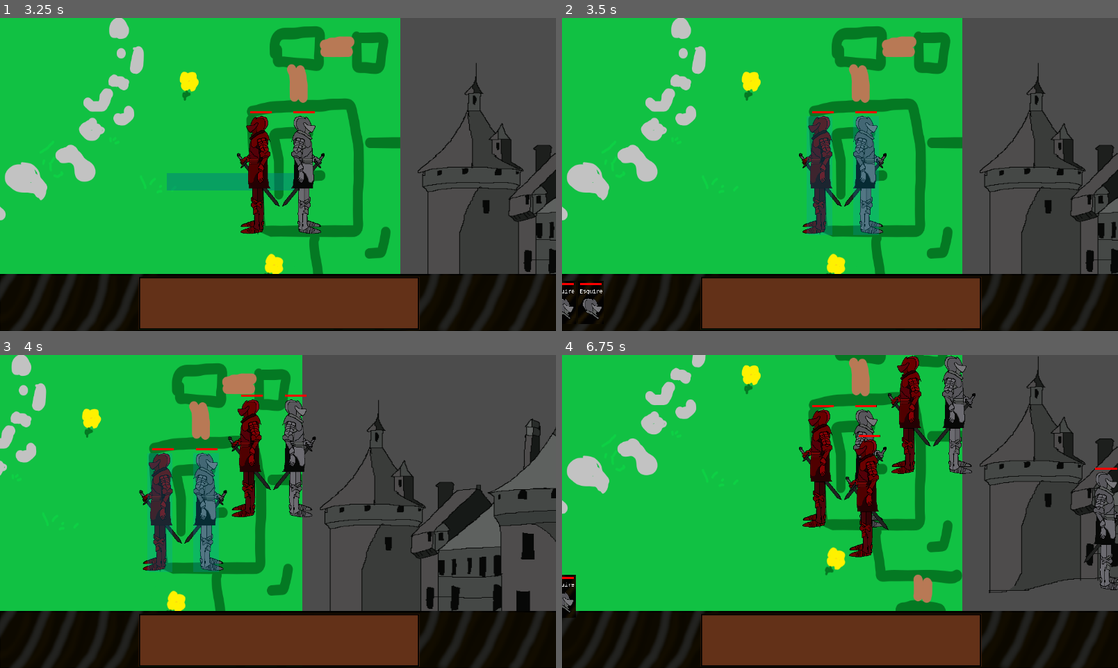
Above: before the commit, frames 1-4 (two rows, left to right).
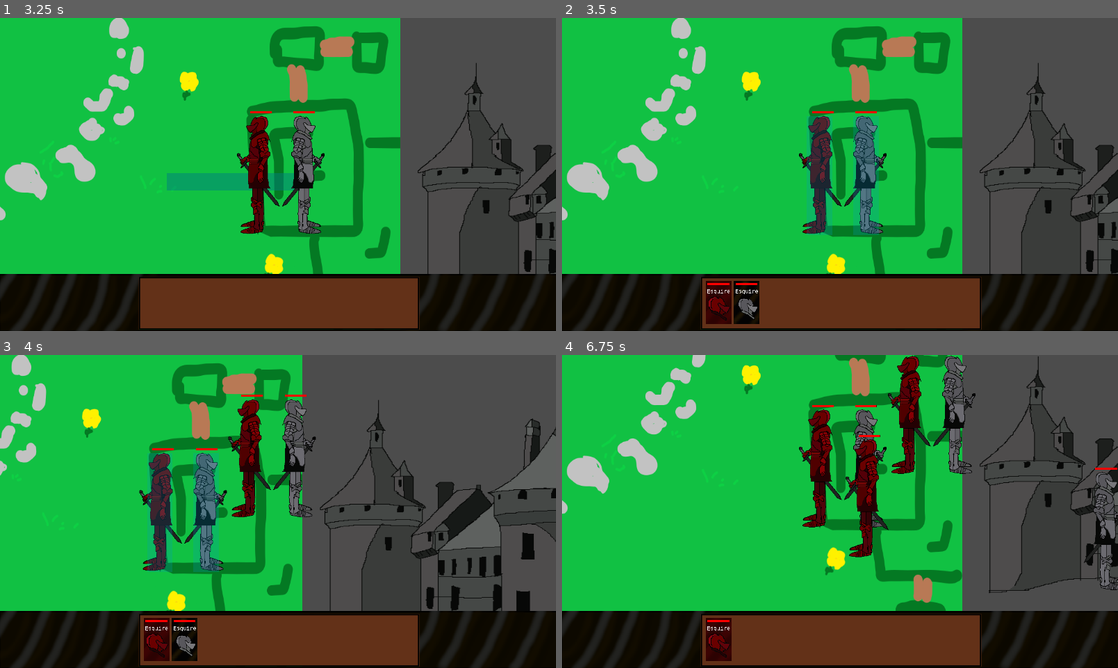
Above: after the commit, the same moments.

Repository: An0n3m0us/RSS-Godot
Game: Godot game, scene res://src/game/IntroScreen.tscn
Same seed, same stepped clock (60 frames per second), same inputs: the game is played once before the commit and once after it.
Inputs (mouse positions are in pixels of both pictures, inside the frame that each line leads up to):
- Up to frame 1 (3.25 s): click (88, 115) at 0.5 s; click (88, 115) at 1.25 s; tap Enter at 2 s; move the mouse to (400, 158) at 2.02 s; hold Right 2.03-2.75 s; tap 2 at 2.1 s; click (400, 158) at 2.17 s; tap 1 at 2.3 s; drag from (166, 190) to (305, 174) at 2.77 s
- Up to frame 2 (3.5 s): no input
- Up to frame 3 (4 s): move the mouse to (333, 442) at 3.52 s; hold Right from 3.53 s (still down); tap 2 at 3.6 s; tap 1 at 3.8 s
- Up to frame 4 (6.75 s): release Right at 4.25 s; drag from (812, 574) to (712, 511) at 4.27 s; move the mouse to (1006, 558) at 5.02 s; hold Left 5.03-5.75 s; tap 2 at 5.1, 6.6 s; tap 1 at 5.3 s; drag from (673, 464) to (906, 455) at 5.77 s; move the mouse to (867, 511) at 6.52 s; hold Down from 6.53 s (still down); click (867, 511) at 6.67 s

Frame 1 is identical in both runs. In frame 2, 1.7% of the frame differs, in the area x 0-36%, y 84-98%; in frame 3, 1.3%; in frame 4, 1.0%.

Commit message:
Fix unitpanel not moving with viewport

Diff:
--- a/src/actors/Esquire.gd
+++ b/src/actors/Esquire.gd
@@ -18,29 +18,31 @@
 
 func _physics_process(delta):
 	var movement = position.direction_to(target) * speed
+
+	# Check if distance is greater than 5
 	if position.distance_to(target) > 5:
 		velocity = move_and_collide(movement * delta)
 
 	if velocity:
 		target = position
 
-		#if velocity.collider.type != type:
-		#	health -= 0.05
-
+	# Check in which direction the character is moving
 	if target[0] < position[0]:
 		self.get_node("Pivot").scale = Vector2(-1, 1)
 	elif target[0] > position[0]:
 		self.get_node("Pivot").scale = Vector2(1, 1)
 
+	# Check if colliding with object
 	if healthdeplete == true:
 		health -= 0.05
 
 	update()
 
 func _draw():
+	# Health bar
 	#if selected == true:
-		draw_rect(Rect2(self.get_node("Pivot").position[0]-21, self.get_node("Pivot").position[1]-110, 50, 5), Color8(100, 0, 0))
-		draw_rect(Rect2(self.get_node("Pivot").position[0]-21, self.get_node("Pivot").position[1]-110, health*5, 5), Color8(255, 0 , 0))
+	draw_rect(Rect2(self.get_node("Pivot").position[0]-21, self.get_node("Pivot").position[1]-110, 50, 5), Color8(100, 0, 0))
+	draw_rect(Rect2(self.get_node("Pivot").position[0]-21, self.get_node("Pivot").position[1]-110, health*5, 5), Color8(255, 0 , 0))
 
 func _on_Area2D_body_entered(body):
 	if body.type != type:
--- a/src/game/GameScene.tscn
+++ b/src/game/GameScene.tscn
@@ -10,11 +10,11 @@
 [node name="GameScene" type="Node2D"]
 script = ExtResource( 2 )
 
-[node name="CanvasLayer" type="CanvasLayer" parent="."]
+[node name="Backgrounds" type="CanvasLayer" parent="."]
 layer = -1
 follow_viewport_enable = true
 
-[node name="Background" type="TextureRect" parent="CanvasLayer"]
+[node name="Background" type="TextureRect" parent="Backgrounds"]
 anchor_right = 1.0
 anchor_bottom = 1.0
 margin_bottom = 6.10352e-05
@@ -24,7 +24,7 @@
 "_edit_use_anchors_": false
 }
 
-[node name="Castle" type="TextureRect" parent="CanvasLayer"]
+[node name="Castle" type="TextureRect" parent="Backgrounds"]
 anchor_right = 1.0
 anchor_bottom = 1.0
 margin_left = 1280.0
@@ -36,7 +36,7 @@
 "_edit_use_anchors_": false
 }
 
-[node name="Hut" type="TextureRect" parent="CanvasLayer"]
+[node name="Hut" type="TextureRect" parent="Backgrounds"]
 anchor_right = 1.0
 anchor_bottom = 1.0
 margin_left = -1280.0
@@ -73,5 +73,4 @@
 "_edit_use_anchors_": false
 }
 
-[node name="UnitPanel" type="CanvasLayer" parent="."]
-follow_viewport_enable = true
+[node name="UnitPanel" type="CanvasLayer" parent="Camera2D"]
--- a/src/scripts/GameScene.gd
+++ b/src/scripts/GameScene.gd
@@ -26,7 +26,7 @@
 			var player = scene.instance()
 			var rng = RandomNumberGenerator.new()
 			rng.randomize()
-			player.name = "Esquire-enemy-"+str(rng.randf_range(-10.0, 10.0))
+			player.name = "Esquire_enemy-"+str(rng.randf_range(-10.0, 10.0))
 			player.position = get_global_mouse_position()
 			player.target = player.position
 			get_node("Units").add_child(player)
@@ -62,33 +62,33 @@
 		draw_rect(Rect2(drag_start, get_global_mouse_position() - drag_start),
 			Color(0, .5, .5, 0.5), true)
 
-	for node in get_node("UnitPanel").get_children():
-		get_node("UnitPanel").remove_child(node)
+	for node in get_node("Camera2D/UnitPanel").get_children():
+		get_node("Camera2D/UnitPanel").remove_child(node)
 
 func _process(_delta):
 
 	# Unit panel
 	var list = get_node("Units").get_children()
 	var panelnames = []
-	for nodes in get_node("UnitPanel").get_children():
+	for nodes in get_node("Camera2D/UnitPanel").get_children():
 		panelnames.append(nodes.name)
 	for unit in range(0, list.size()):
-		var i = get_node("UnitPanel").get_children().size()
+		var i = get_node("Camera2D/UnitPanel").get_children().size()
 
 		# Unit icon when selected
 		if list[unit].selected == true:
 			if not list[unit].name in panelnames:
 				var uniticonscene = load("res://src/unitpanel/UnitIcon.tscn")
 				var uniticon = uniticonscene.instance()
-				if list[unit].name.split("-")[0]:
+				if list[unit].name.split("-")[0] == "Esquire":
 					uniticon.get_child(0).texture = load("res://assets/images/unitpanel/normalicon.png")
 				else:
 					uniticon.get_child(0).texture = load("res://assets/images/unitpanel/enemyicon.png")
 				uniticon.set_name(list[unit].name)
 				uniticon.position = Vector2(360+(i*50)+(i*15), 655)
-				uniticon.get_child(1).set_text(list[unit].name.split("-")[0])
+				uniticon.get_child(1).set_text(list[unit].name.split("-")[0].split("_")[0])
 				uniticon.get_child(3).set_size(Vector2(list[unit].health*5, 5))
-				get_node("UnitPanel").add_child(uniticon)
+				get_node("Camera2D/UnitPanel").add_child(uniticon)
 		# Check health
 		if list[unit].health <= 0:
 			get_node("Units").remove_child(list[unit])
